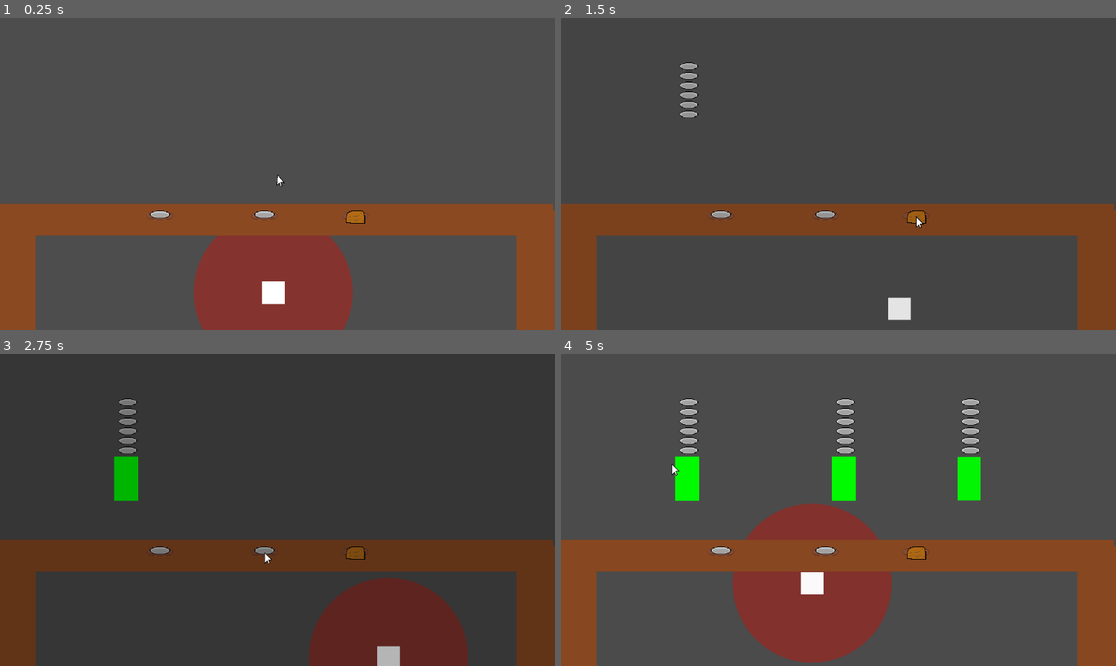
Above: before the commit, frames 1-4 (two rows, left to right).
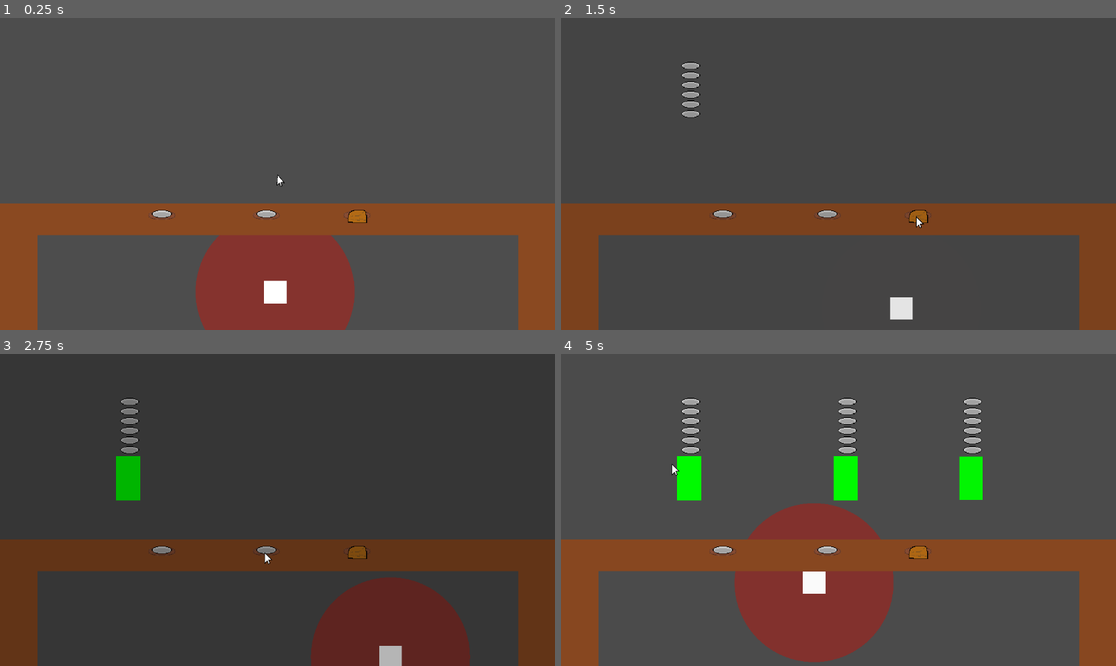
Above: after the commit, the same moments.

Repository: Someoneyeeting/Cookinggame
Game: Godot game, scene res://testscene.tscn
Same seed, same stepped clock (60 frames per second), same inputs: the game is played once before the commit and once after it.
Inputs (mouse positions are in pixels of both pictures, inside the frame that each line leads up to):
- Up to frame 1 (0.25 s): no input
- Up to frame 2 (1.5 s): tap Enter (ui_accept) at 0.5, 0.77 s; move the mouse to (721, 214) at 0.52 s; hold D (right) 0.53-1.28 s; hold Right mouse button (rightc) 0.53-1.28 s; move the mouse to (916, 214) at 1.27 s; hold S (down) from 1.28 s (still down); click (916, 214) at 1.35 s
- Up to frame 3 (2.75 s): tap Enter (ui_accept) at 1.52 s; right-click (355, 550) at 1.55 s; move the mouse to (266, 550) at 2.02 s; release S (down) at 2.03 s; hold D (right) from 2.03 s (still down); hold Right mouse button (rightc) from 2.03 s (still down)
- Up to frame 4 (5 s): move the mouse to (810, 572) at 2.77 s; release D (right) at 2.78 s; release Right mouse button (rightc) at 2.78 s; hold W (up) 2.78-3.53 s; tap Shift (sprint) at 2.85 s; tap Enter (ui_accept) at 3.02, 3.77, 4.52 s; right-click (810, 572) at 3.05 s; move the mouse to (1005, 556) at 3.52 s; hold Right mouse button (rightc) 3.53-4.28 s; hold A (left) from 3.53 s (still down); move the mouse to (672, 463) at 4.27 s; click (672, 463) at 4.35 s; right-click (672, 463) at 4.55 s

The runs differ from the first frame. In frame 1, 1.1% of the frame differs, in the area x 0-100%, y 50-100%; in frame 2, 1.1%; in frame 3, 0.9%; in frame 4, 2.1%, in the area x 0-100%, y 14-100%.

Commit message:
camera shake

Diff:
--- a/customer.gd
+++ b/customer.gd
@@ -9,16 +9,17 @@
 	z_index = 1
 	$RecipeDisplay.recp = recipe
 
-func out(size : float):
+func get_thrown(size : float):
 	$AudioStreamPlayer2D.play()
 	$outanimation.start()
 	var tween = get_tree().create_tween()
 	var dir = Globals.player.global_position - global_position
 	global_rotation = sign(dir.x) * 0.1
 	dir = dir.normalized()
+	Globals.shake(dir * 20)
 	global_position -= dir * 40 * (size / 4)
 	tween.set_ease(Tween.EASE_OUT)
-	tween.tween_property(self,"global_position",global_position - dir * 100 * (size / 30),0.6).set_trans(Tween.TRANS_CIRC)
+	tween.tween_property(self,"global_position",global_position - dir * 100 * (size / 30),0.9).set_trans(Tween.TRANS_CIRC)
 	tween.tween_callback(queue_free)
 
 func enter_line():
--- a/customer.tscn
+++ b/customer.tscn
@@ -2,9 +2,9 @@
 
 [ext_resource type="Script" uid="uid://cywu00c7grb7k" path="res://customer.gd" id="1_7tiyv"]
 [ext_resource type="Resource" uid="uid://t2e4d80gjvjk" path="res://recipes/plates.tres" id="2_co351"]
-[ext_resource type="AudioStream" uid="uid://7nnlmkbdcq2" path="res://explosion2.wav" id="2_r8ta2"]
 [ext_resource type="Script" uid="uid://dpu8i0lr4fal7" path="res://targetable.gd" id="3_eas7q"]
 [ext_resource type="PackedScene" uid="uid://cu8x5k10nnpnb" path="res://recipe_display.tscn" id="3_f7asb"]
+[ext_resource type="AudioStream" uid="uid://dkmj8vjd5msyh" path="res://plate.wav" id="4_eas7q"]
 [ext_resource type="Texture2D" uid="uid://c3rbelrku3jqb" path="res://sweat.png" id="5_gn8fi"]
 
 [sub_resource type="Animation" id="Animation_r8ta2"]
@@ -125,8 +125,7 @@
 shape = SubResource("RectangleShape2D_7tiyv")
 
 [node name="AudioStreamPlayer2D" type="AudioStreamPlayer2D" parent="."]
-stream = ExtResource("2_r8ta2")
-volume_db = -6.365
+stream = ExtResource("4_eas7q")
 
 [node name="RecipeDisplay" parent="." instance=ExtResource("3_f7asb")]
 position = Vector2(3, -54)
@@ -138,4 +137,10 @@
 lifetime = 2.0
 process_material = SubResource("ParticleProcessMaterial_frhio")
 
+[node name="pause" type="Timer" parent="."]
+process_mode = 3
+wait_time = 0.1
+one_shot = true
+
 [connection signal="timeout" from="outanimation" to="." method="_on_outanimation_timeout"]
+[connection signal="timeout" from="pause" to="." method="_on_pause_timeout"]
--- a/globals.gd
+++ b/globals.gd
@@ -57,3 +57,11 @@
 		$target.global_position = hovering.global_position
 
 	$dark.color.a = lerp($dark.color.a, 0.3 if isaiming else 0.,0.08)
+
+func shake(dir : Vector2):
+	$Camera2D.position += dir
+	$shake.start()
+
+
+func _on_shake_timeout() -> void:
+	$Camera2D.position = Vector2.ZERO
--- a/globals.tscn
+++ b/globals.tscn
@@ -32,5 +32,13 @@
 [node name="target" parent="." instance=ExtResource("3_pw6g4")]
 position = Vector2(-113, 56)
 
+[node name="Camera2D" type="Camera2D" parent="."]
+anchor_mode = 0
+
+[node name="shake" type="Timer" parent="."]
+wait_time = 0.06
+one_shot = true
+
 [connection signal="area_entered" from="mouse" to="." method="_on_mouse_area_entered"]
 [connection signal="area_exited" from="mouse" to="." method="_on_mouse_area_exited"]
+[connection signal="timeout" from="shake" to="." method="_on_shake_timeout"]
--- a/player.gd
+++ b/player.gd
@@ -35,7 +35,7 @@
 	if(not plate.canthrow()):
 		return
 
-	target.out(plate.get_count())
+	target.get_thrown(plate.get_count())
 	plate.clear()
 	Partmanager.summon("break",target.global_position)
 	draw_throw(target.global_position,plate.av_color())
Not shown, added: Plate Breaking Sound Effect.mp3.import
Not shown, added: Plate Breaking Sound Effect.wav.import
Not shown, added: breaksfx2.wav.import
Not shown, added: plate.wav.import
Not shown, added: plate2.wav.import
Not shown, added: Plate Breaking Sound Effect.mp3
Not shown, added: Plate Breaking Sound Effect.wav
Not shown, added: breaksfx2.wav
Not shown, added: plate.wav
Not shown, added: plate2.wav
